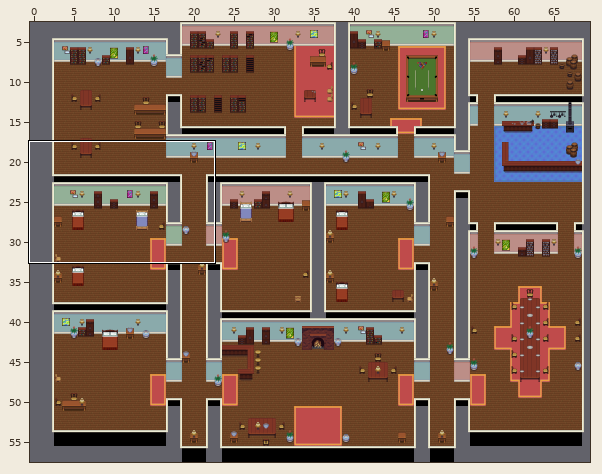
Tiled map, stored at res/mansion.tmx. The first picture is a wide view before the edit; the outline marks the close-up.
Close-up. Old version:
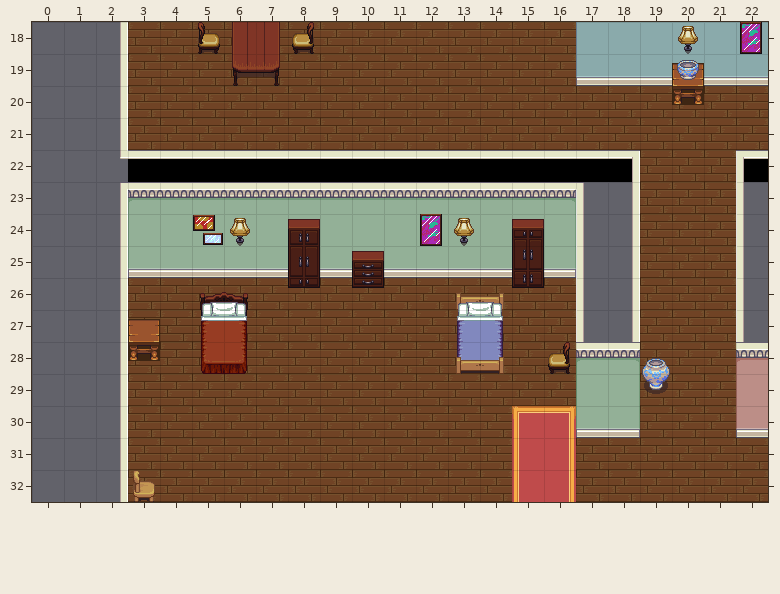
Cells are 32x32 px. Shown: x 0..22, y 18..32.
New version:
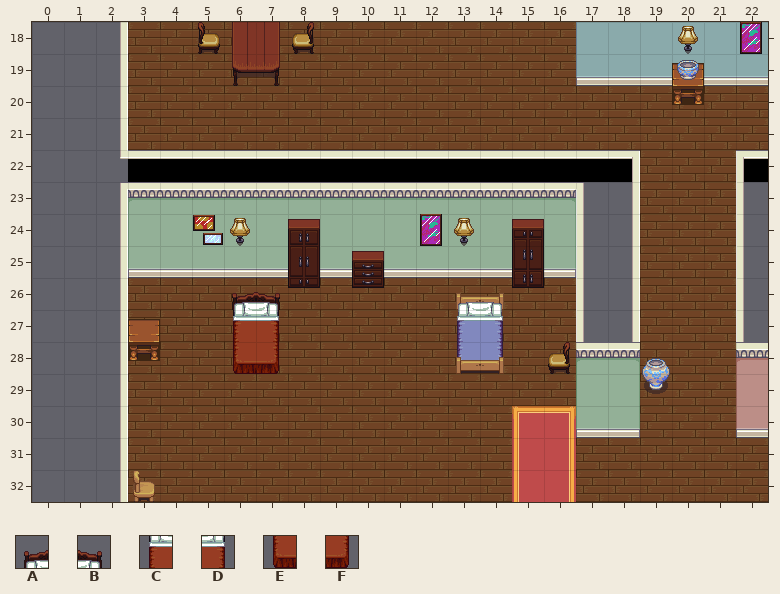
Key: from "mansion": A 328, B 329, C 360, D 361, E 392, F 393.
_ is an empty cell.
The exact change:
Layer "Tile Layer 2":
Tile D becomes tile C in row 27 at x 6.
The author put tile D in row 27 at x 7.
Tile F becomes tile E in row 28 at x 6.
The author put tile F in row 28 at x 7.
The edit erases tile C in row 27 at x 5.
The edit erases tile E in row 28 at x 5.
Layer "Tile Layer 3":
Tile B becomes tile A in row 26 at x 6.
The author put tile B in row 26 at x 7.
The edit erases tile A in row 26 at x 5.
Where, in picture pixels (left, top, right, bottom), the same in both close-ups:
changed: (200, 292, 280, 374)
